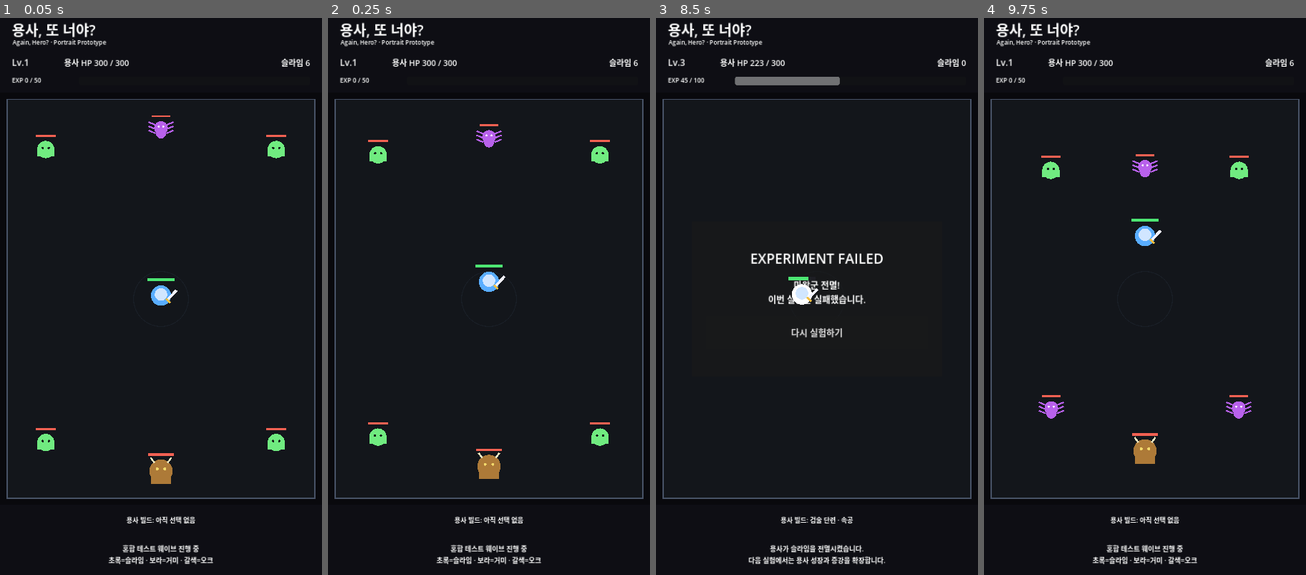
Above: before the commit, frames 1-4 (left to right).
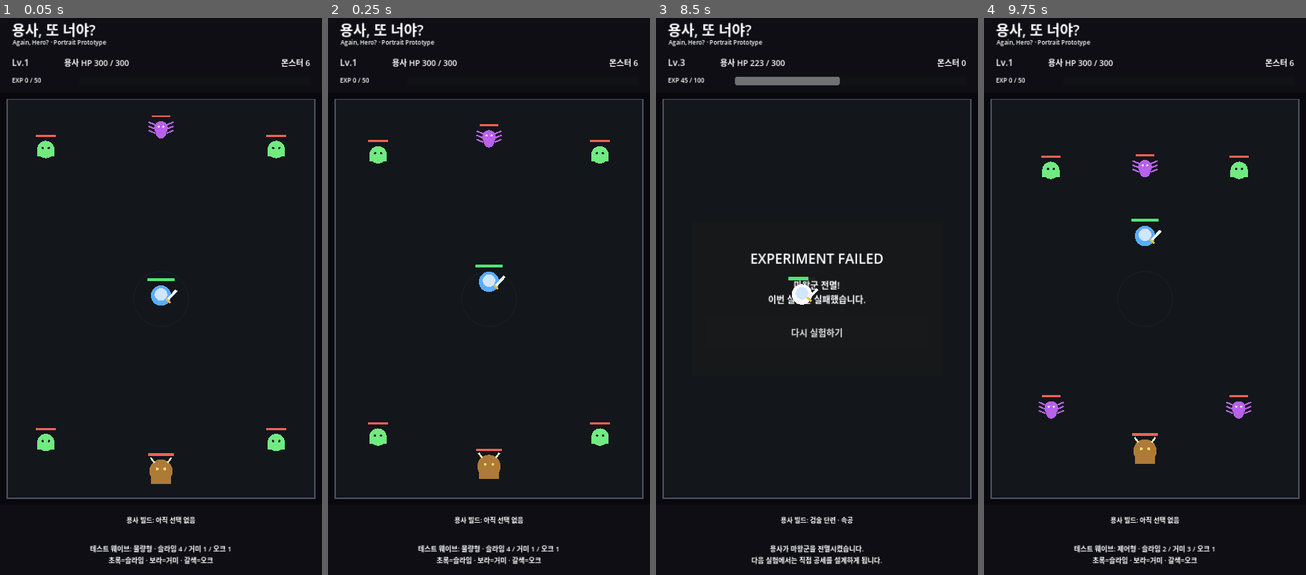
Above: after the commit, the same moments.

Repository: MinSung0732/Again-Hero-
Game: Godot game, scene res://src/main/Main.tscn
Two runs of this game, one before a commit and one after it. Both use one fixed random seed, a clock stepped at 60 frames per second and the inputs below.
Inputs:
- Up to frame 1 (0.05 s): no input
- Up to frame 2 (0.25 s): no input
- Up to frame 3 (8.5 s): tap Enter at 8 s
- Up to frame 4 (9.75 s): click "다시 실험하기" at 8.75 s

The runs differ from the first frame. In frame 1, 0.4% of the frame differs, in the area x 28-94%, y 7-97%; in frame 2, 0.4%; in frame 3, 0.6%, in the area x 28-94%, y 7-99%; in frame 4, 0.4%.

Commit message:
ui: show randomized wave composition

Diff:
--- a/src/main/main.gd
+++ b/src/main/main.gd
@@ -36,13 +36,14 @@
 		int(snapshot.get("hero_exp_to_next", 50))
 	)
 	build_label.text = "용사 빌드: %s" % String(snapshot.get("hero_build_summary", "아직 선택 없음"))
+	status_label.text = "테스트 웨이브: %s\n초록=슬라임 · 보라=거미 · 갈색=오크" % String(snapshot.get("wave_summary", "혼합형"))
 
 	print("Again, Hero? portrait prototype loaded.")
-	print("Hero EXP / augment selection prototype enabled.")
+	print("Mixed monster waves / type-aware build AI enabled.")
 
 func _on_stats_changed(hero_hp: int, hero_max_hp: int, monsters_left: int) -> void:
 	hero_hp_label.text = "용사 HP %d / %d" % [hero_hp, hero_max_hp]
-	monsters_label.text = "슬라임 %d" % monsters_left
+	monsters_label.text = "몬스터 %d" % monsters_left
 
 func _on_progression_changed(level: int, current_exp: int, exp_to_next_level: int) -> void:
 	hero_level_label.text = "Lv.%d" % level
@@ -72,7 +73,7 @@
 		status_label.text = "용사를 쓰러뜨렸습니다.\n첫 번째 전투 시스템 검증 성공!"
 	else:
 		result_title.text = "EXPERIMENT FAILED"
-		status_label.text = "용사가 슬라임을 전멸시켰습니다.\n다음 실험에서는 용사 성장과 증강을 확장합니다."
+		status_label.text = "용사가 마왕군을 전멸시켰습니다.\n다음 실험에서는 직접 공세를 설계하게 됩니다."
 
 	result_message.text = message
 	result_panel.show()
